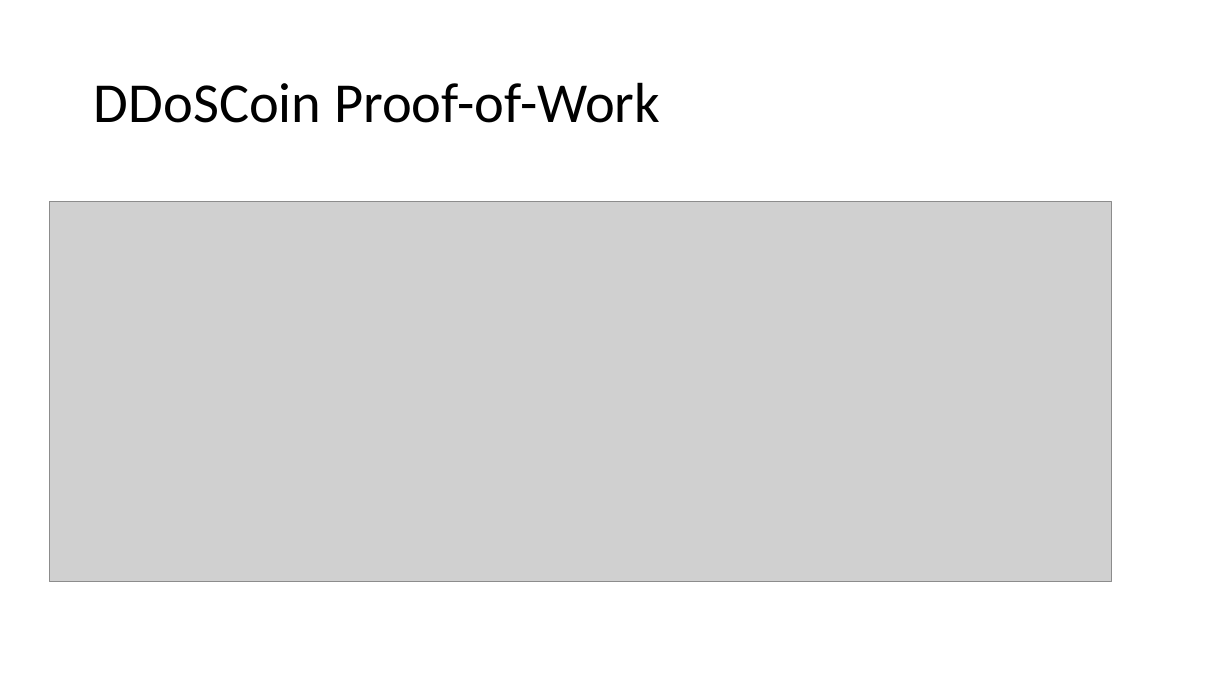
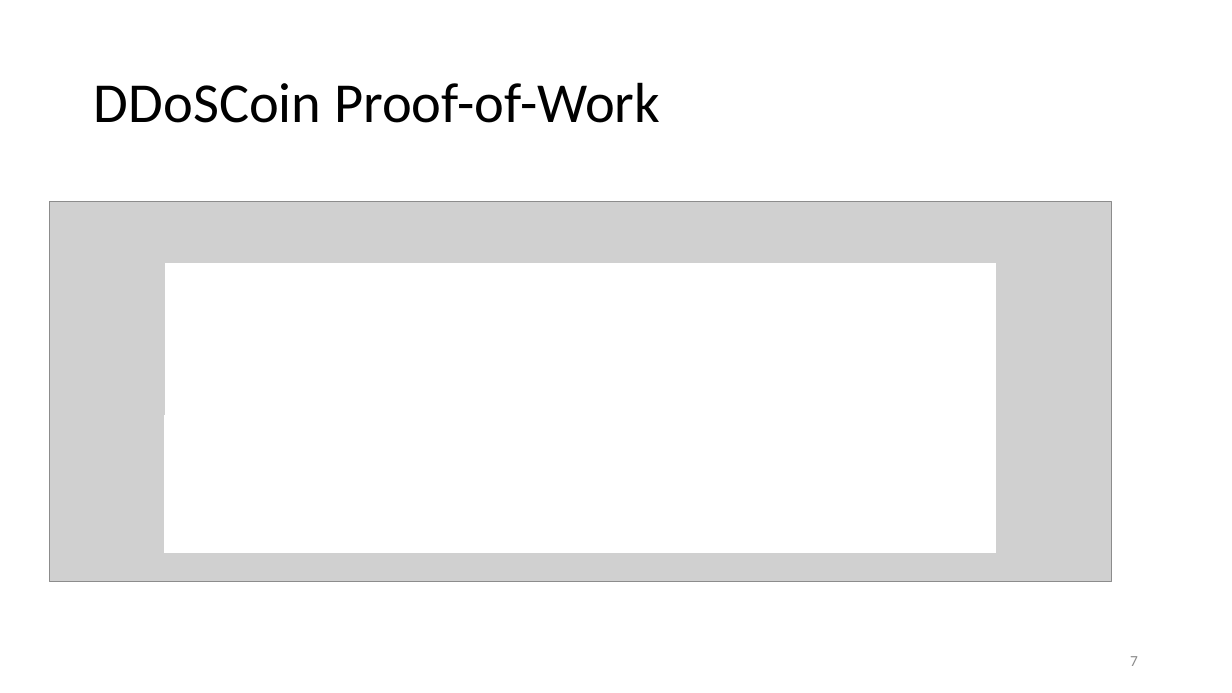
Before and after one commit to ewust/DDoSCoin, a slide deck: slide 7 of presentation/DDoSCoin.pptx. Drawn at 1232x693 pixels with LibreOffice and Linux fonts; fonts in the diff are those of the drawing; grey boxes stand for pictures. Boxes give left, top, right and bottom in pixels: in the first picture for what was removed or moved away, otherwise in the second. Text is boxed around its words. In the diff, an @@ line names an element or a change of style, - is before the commit and + after.

```diff
--- a/presentation/DDoSCoin.pptx
+++ b/presentation/DDoSCoin.pptx
@@ rectangle added at [165, 263, 995, 545], fill #FFFFFF, outline #FFFFFF 1 pt @@
@@ rectangle added at [165, 352, 995, 553], fill #FFFFFF, outline #FFFFFF 1 pt @@
@@ rectangle added at [165, 416, 994, 550], fill #FFFFFF, outline #FFFFFF 1 pt @@
@@ rectangle added at [165, 460, 994, 553], fill #FFFFFF, outline #FFFFFF 1 pt @@
@@ page number added at [1130, 656, 1138, 666], 12 pt, text #8C8C8C @@
+7
```
Also in this commit, not shown: 15 other slides changed, 2 slides added, 1 slide removed.
